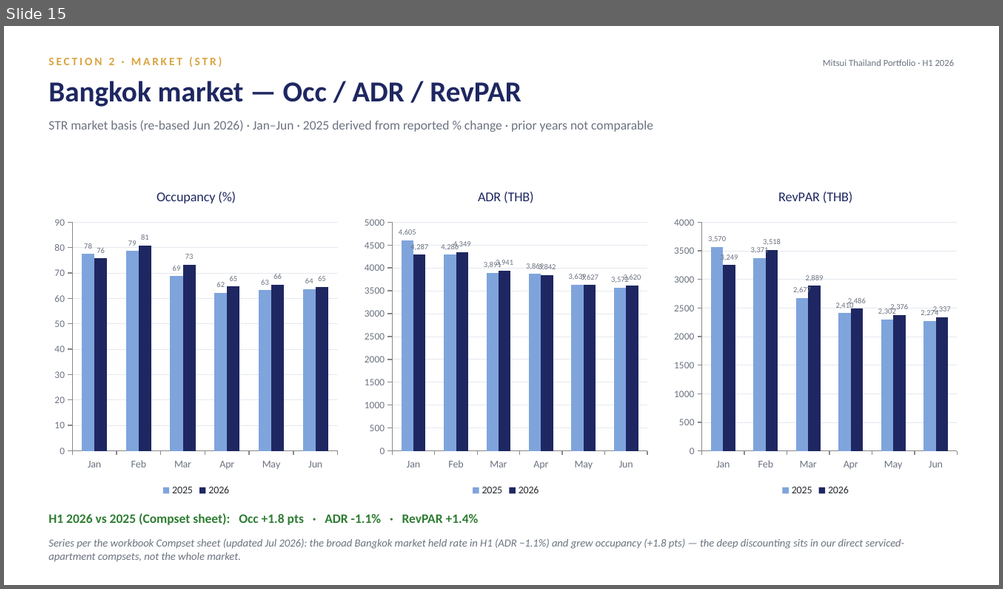
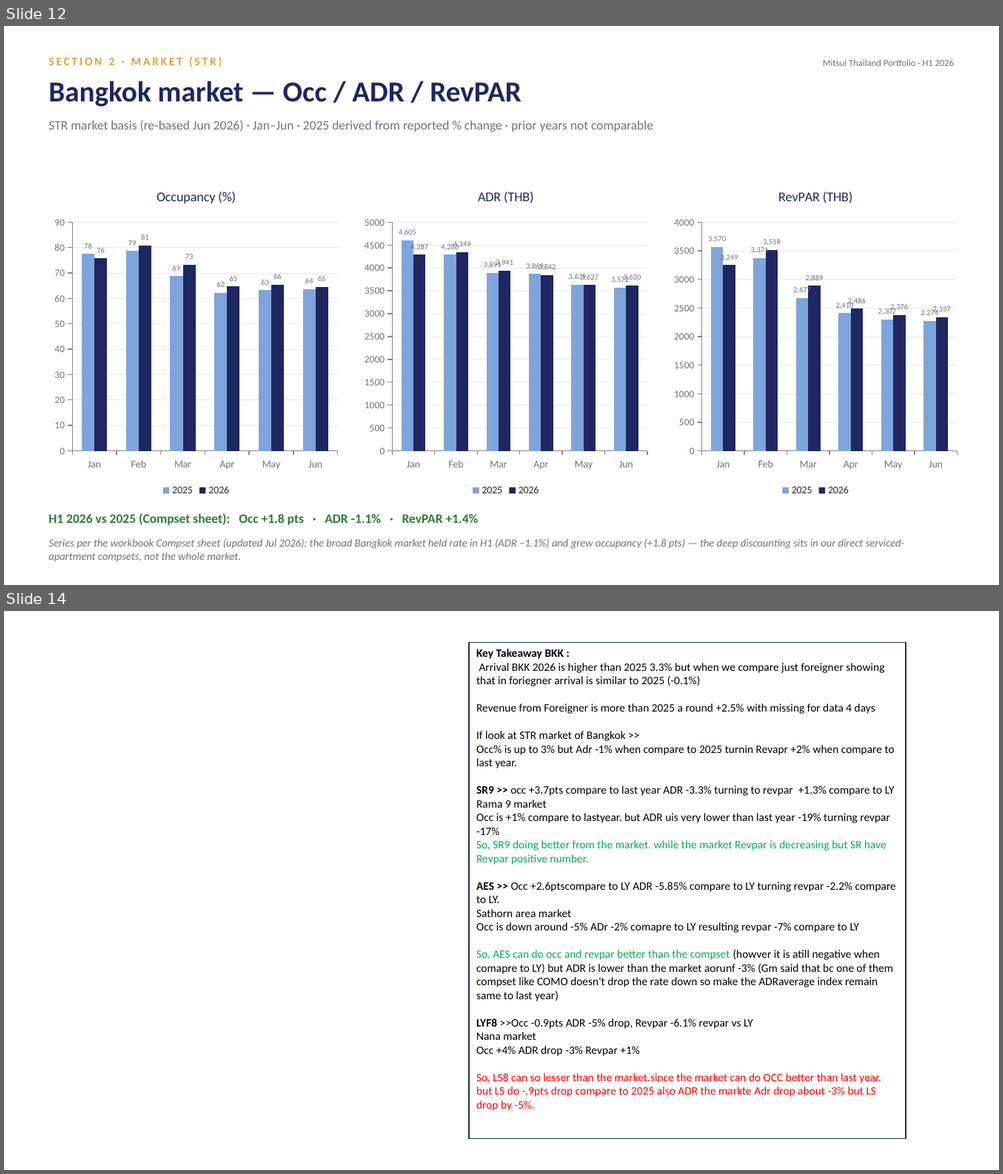
Before and after one commit to Chavin2543/mae-workspace, a slide deck: output/Portfolio_Performance_Report_H1-2026.pptx. Shown one above the other, each under a label of ours: slide 15 before the commit, slides 12 and 14 after it; the slides between them are not shown. The pictures are 1003x589 and 1003x1174 pixels, drawn with LibreOffice and Linux fonts; fonts in the diff are those of the drawing. Boxes give left, top, right and bottom in pixels: in the first picture for what was removed or moved away, otherwise in the second. Text is boxed around its words. In the diff, an @@ line names an element or a change of style, - is before the commit and + after.

```diff
--- a/output/Portfolio_Performance_Report_H1-2026.pptx
+++ b/output/Portfolio_Performance_Report_H1-2026.pptx
@@ slide 14 added at bbox=[4, 611, 999, 1170], background #FFFFFF @@
@@ rectangle added at bbox=[469, 642, 905, 1139], fill #FFFFFF, outline #1E3256 1 pt, 11 pt, text #000000 @@
+Key Takeaway BKK :
+Arrival BKK 2026 is higher than 2025 3.3% but when we compare just foreigner showing that in foriegner arrival is similar to 2025 (-0.1%)
+Revenue from Foreigner is more than 2025 a round +2.5% with missing for data 4 days
+If look at STR market of Bangkok >>
+Occ% is up to 3% but Adr -1% when compare to 2025 turnin Revapr +2% when compare to last year.
+SR9 >> occ +3.7pts compare to last year ADR -3.3% turning to revpar +1.3% compare to LY
+Rama 9 market
+Occ is +1% compare to lastyear. but ADR uis very lower than last year -19% turning revpar -17%
+So, SR9 doing better from the market. while the market Revpar is decreasing but SR have Revpar positive number.
+AES >> Occ +2.6ptscompare to LY ADR -5.85% compare to LY turning revpar -2.2% compare to LY.
+Sathorn area market
+Occ is down around -5% ADr -2% comapre to LY resulting revpar -7% compare to LY
+So, AES can do occ and revpar better than the compset (howver it is atill negative when comapre to LY) but ADR is lower than the market aorunf -3% (Gm said that bc one of them compset like COMO doesn't drop the rate down so make the ADRaverage index remain same to last year)
+LYF8 >>Occ -0.9pts ADR -5% drop, Revpar -6.1% revpar vs LY
+Nana market
+Occ +4% ADR drop -3% Revpar +1%
+So, LS8 can so lesser than the market.since the market can do OCC better than last year. but LS do -.9pts drop compare to 2025 also ADR the markte Adr drop about -3% but LS drop by -5%.
@@ what was slide 15 is now slide 12 @@
```
Also in this commit, not shown: 6 slides changed, 2 other slides added.
